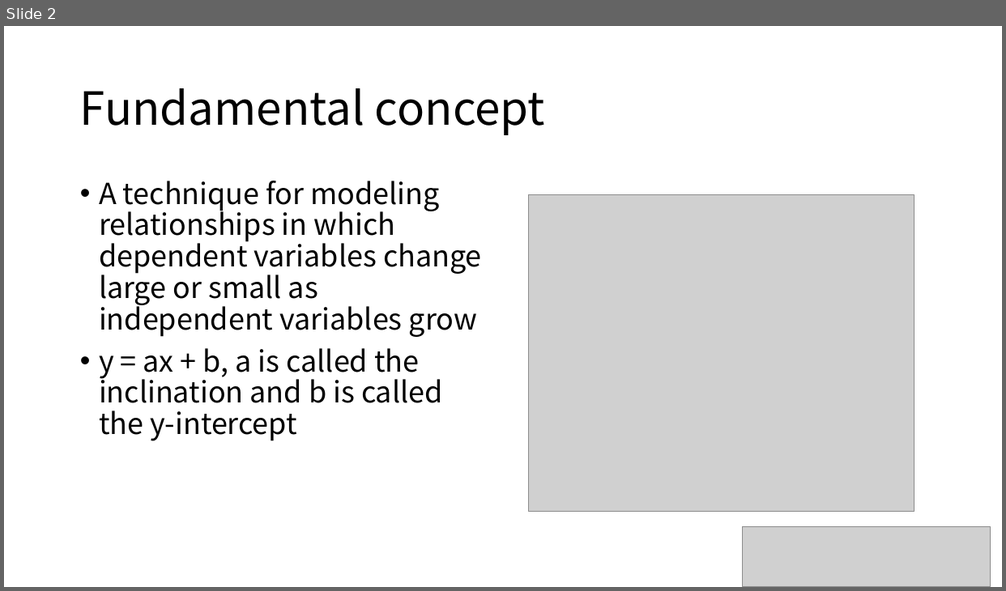
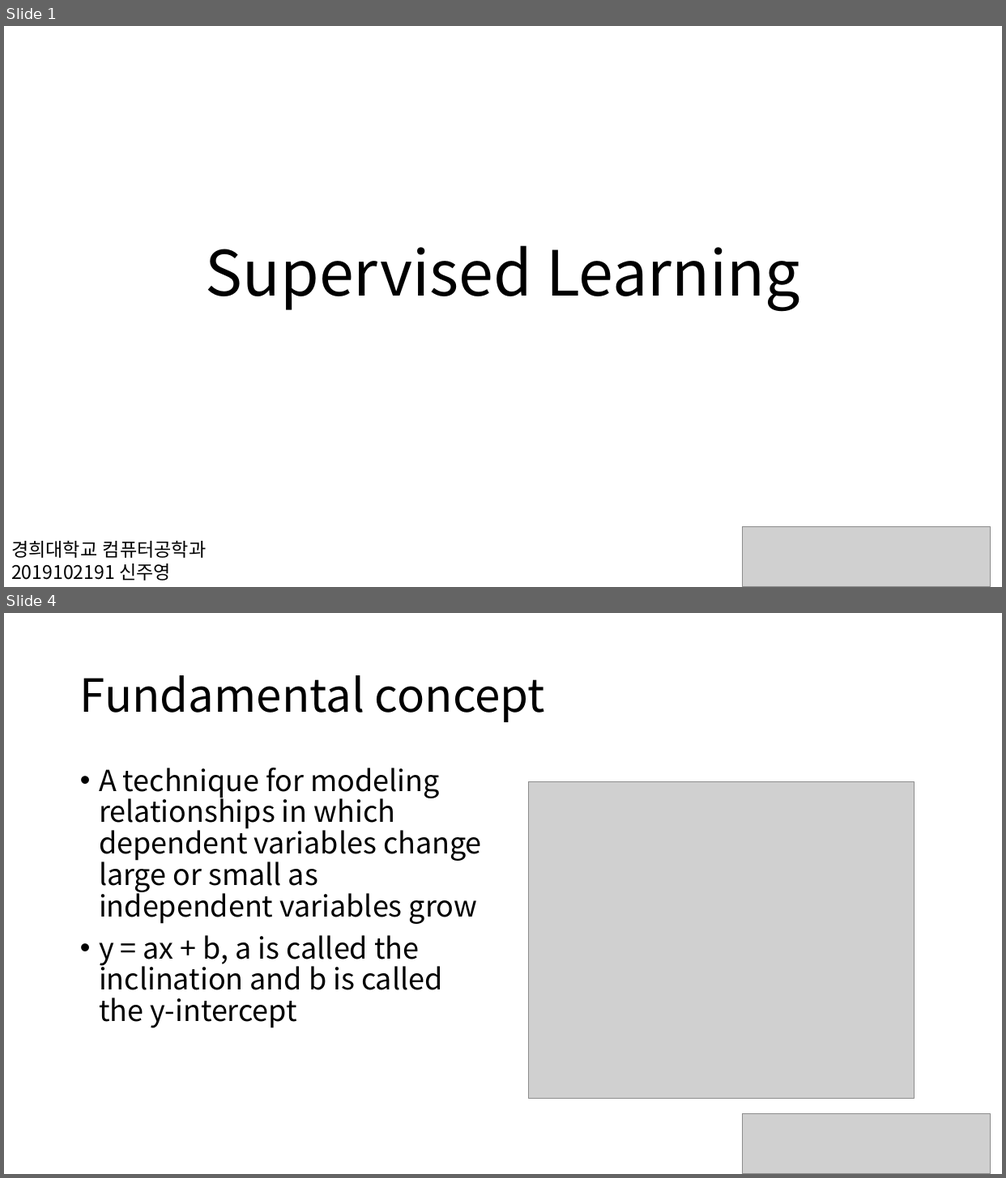
Before and after one commit to majorWallet/Machine_Learning_Algorithms_Library, a slide deck: 발표자료/2_Supervised_Learning.pptx. Shown one above the other, each under a label of ours: slide 2 before the commit, slides 1 and 4 after it; the slides between them are not shown. The pictures are 1006x591 and 1006x1178 pixels, drawn with LibreOffice and Linux fonts; fonts in the diff are those of the drawing; grey boxes stand for pictures. Boxes give left, top, right and bottom in pixels: in the first picture for what was removed or moved away, otherwise in the second. Text is boxed around its words. In the diff, an @@ line names an element or a change of style, - is before the commit and + after.

```diff
--- a/발표자료/2_Supervised_Learning.pptx
+++ b/발표자료/2_Supervised_Learning.pptx
@@ slide 1 added at box(4, 26, 1002, 587), background #FFFFFF @@
@@ title added at box(206, 246, 800, 312), 60 pt, text #000000 @@
+Supervised Learning
@@ picture added at box(742, 527, 991, 587) @@
@@ text added at box(11, 540, 206, 581), 18 pt, text #000000 @@
+경희대학교 컴퓨터공학과
+2019102191 신주영
@@ what was slide 2 is now slide 4 @@
```
Also in this commit, not shown: 16 slides changed, 2 other slides added, 1 slide removed, 48 other files.
